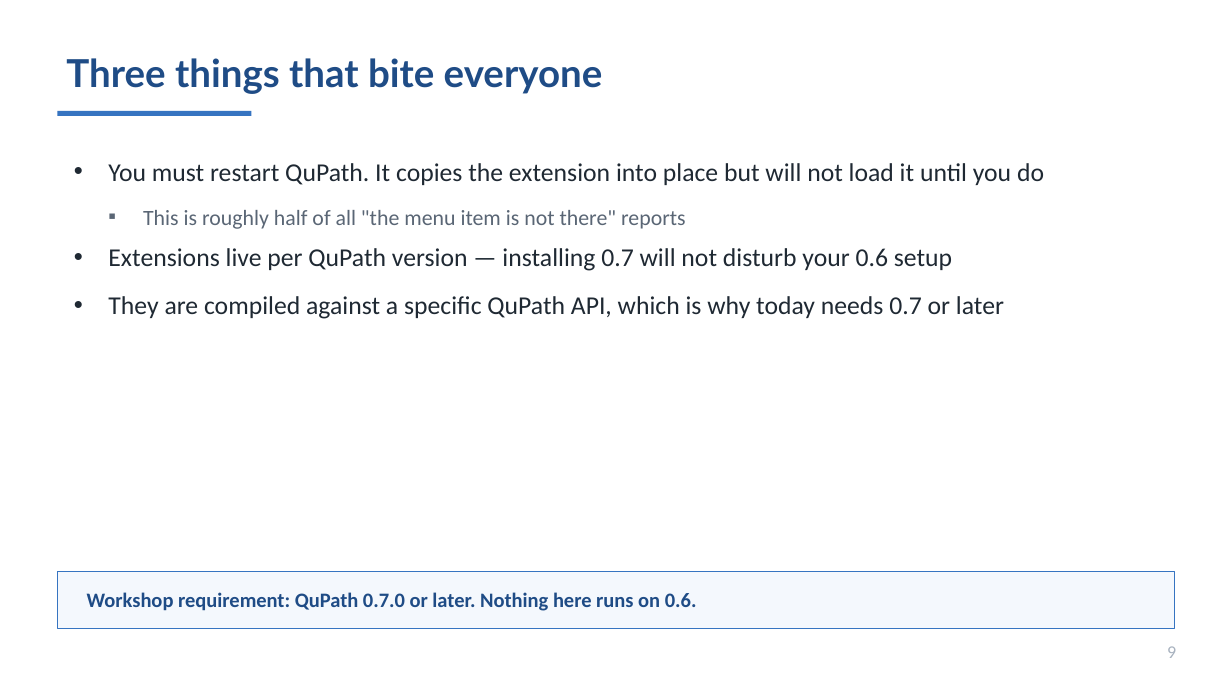
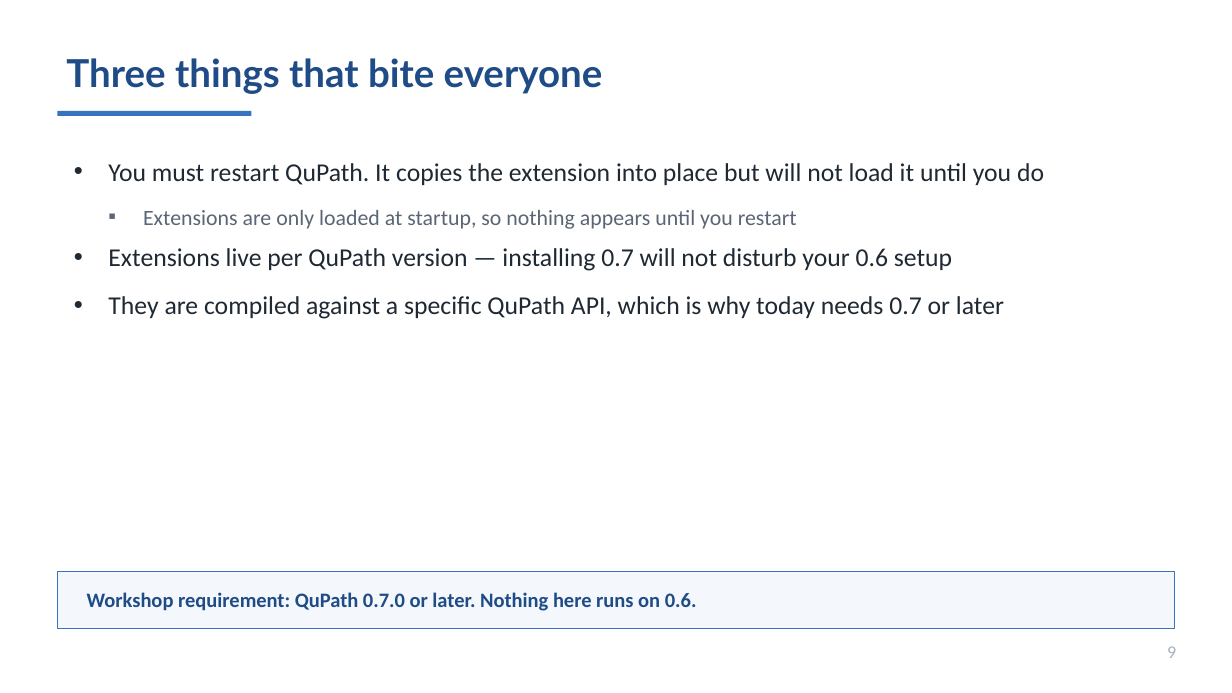
Before and after one commit to MichaelSNelson/BINA-I2K-2026-QuPath-Extensions, a slide deck: slide 9 of I2K_2026_QuPath_Extensions.pptx. Drawn at 1232x693 pixels with LibreOffice and Linux fonts; fonts in the diff are those of the drawing. Boxes give left, top, right and bottom in pixels: in the first picture for what was removed or moved away, otherwise in the second. Text is boxed around its words. In the diff, an @@ line names an element or a change of style, - is before the commit and + after.

```diff
--- a/I2K_2026_QuPath_Extensions.pptx
+++ b/I2K_2026_QuPath_Extensions.pptx
@@ text at <box>143,210,797,229</box>: text changed @@
-  ▪ This is roughly half of all "the menu item is not there" reports
+  ▪ Extensions are only loaded at startup, so nothing appears until you restart
```
Also in this commit, not shown: 3 other slides changed, 7 other files.
